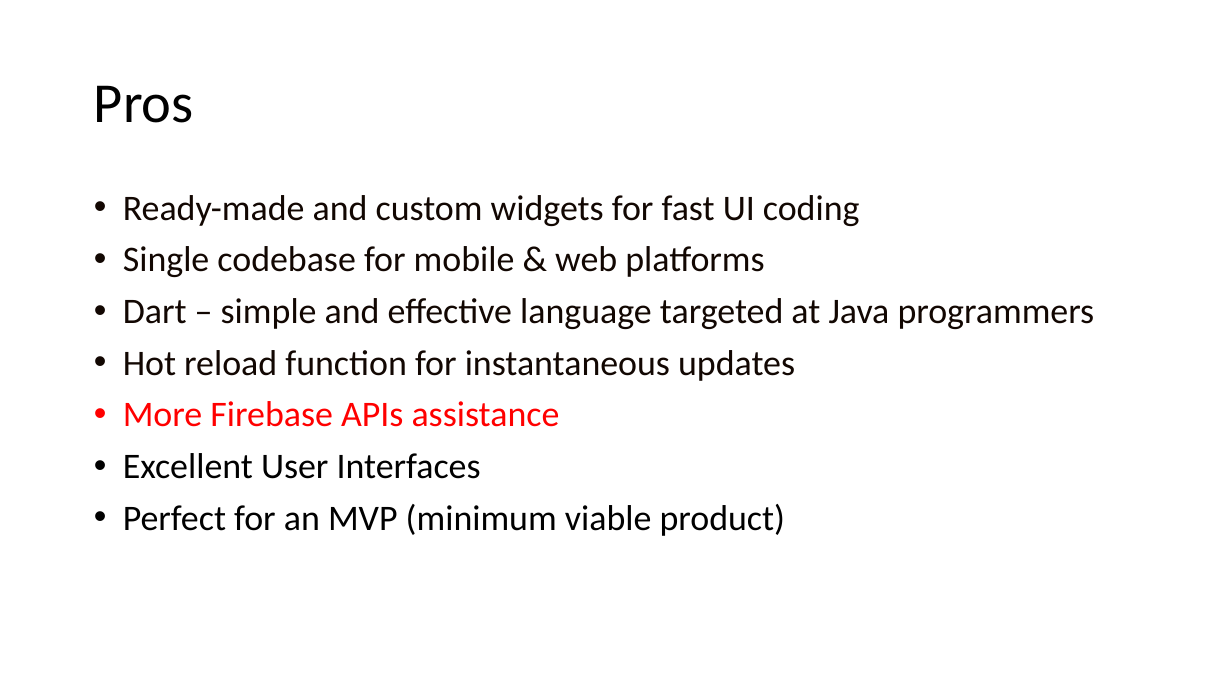
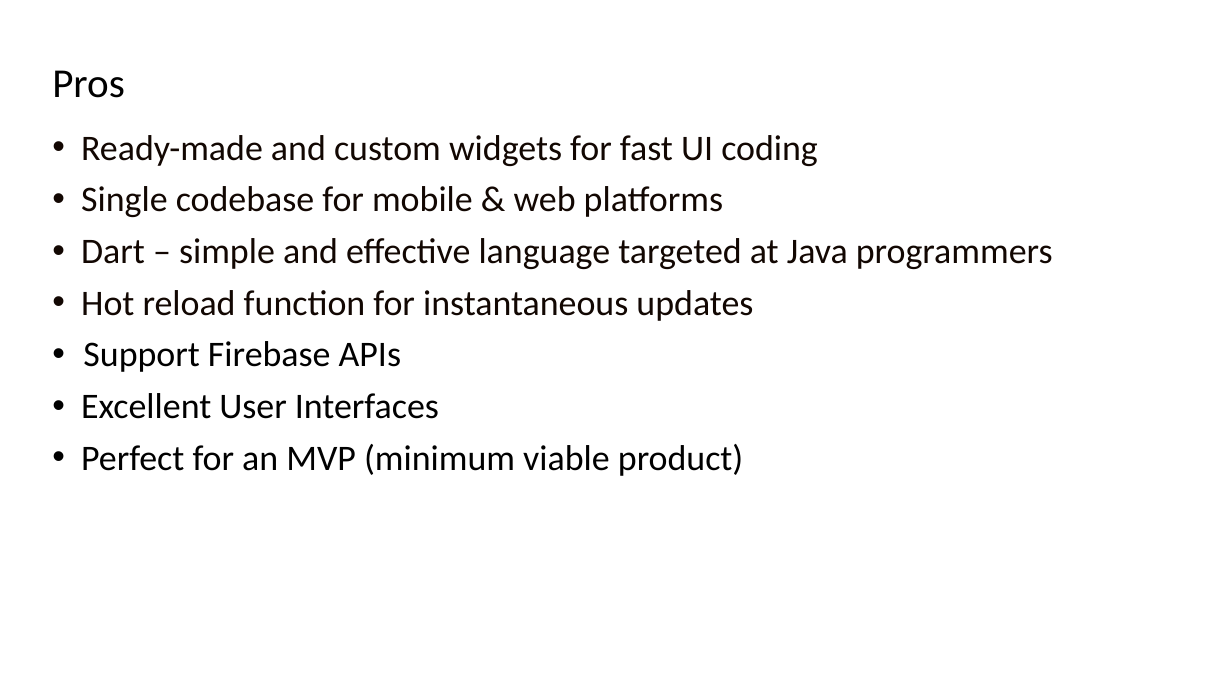
Before and after one commit to Anjy123/Flutter, a slide deck: slide 14 of Flutter features.pptx. Drawn at 1232x693 pixels with LibreOffice and Linux fonts; fonts in the diff are those of the drawing. Boxes give left, top, right and bottom in pixels: in the first picture for what was removed or moved away, otherwise in the second. Text is boxed around its words. In the diff, an @@ line names an element or a change of style, - is before the commit and + after.

```diff
--- a/Flutter features.pptx
+++ b/Flutter features.pptx
@@ title "Pros": place and size @@
-title "Pros" at box(94, 85, 194, 123)
+title "Pros" at box(52, 70, 125, 98)
@@ title "Pros" at box(52, 70, 125, 98): size 44 to 32 pt @@
@@ text "Ready-made and custom widgets for ...": place and size @@
-text "Ready-made and custom widgets for ..." at box(123, 195, 1095, 536)
+text "Ready-made and custom widgets for ..." at box(81, 135, 1053, 476)
@@ text at box(83, 341, 401, 372): text changed; text colour #FF0000 to #000000 @@
-• More Firebase APIs assistance
+• Support Firebase APIs
```
Also in this commit, not shown: 21 other slides changed, 1 slide added, 1 slide removed.
